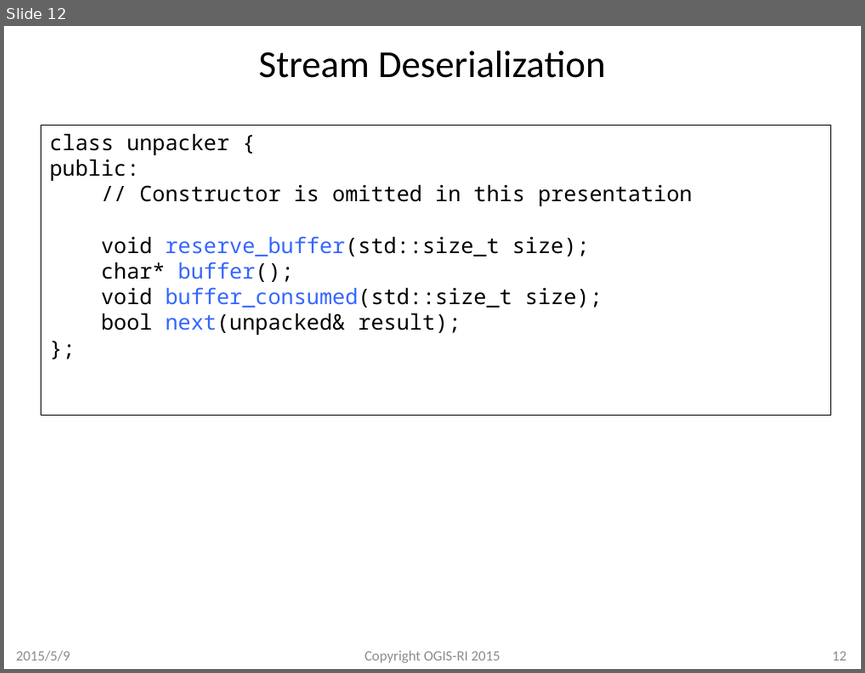
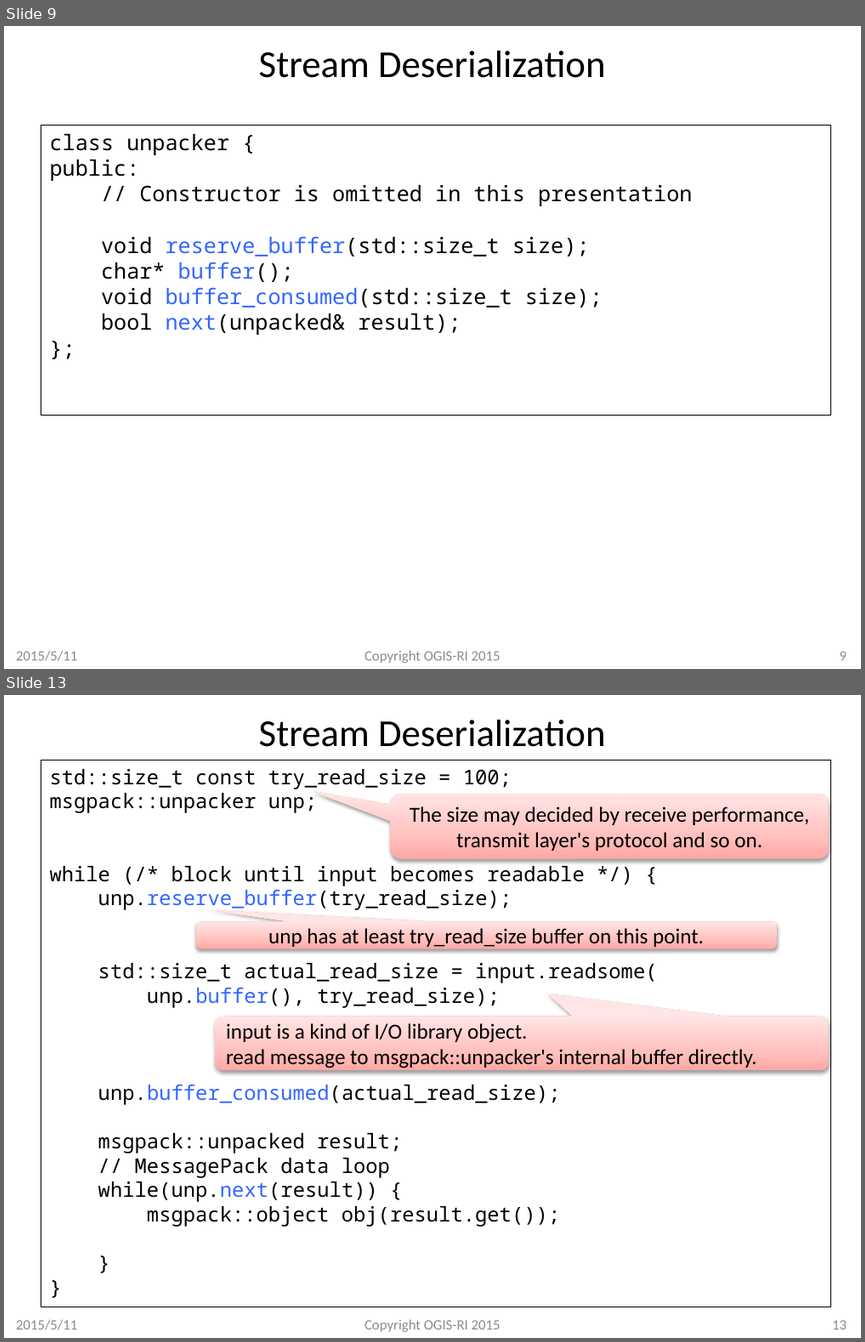
Before and after one commit to redboltz/cppnow2015, a slide deck: cppnow2015_taka.pptx. Shown one above the other, each under a label of ours: slide 12 before the commit, slides 9 and 13 after it; the slides between them are not shown. The pictures are 865x673 and 865x1342 pixels, drawn with LibreOffice and Linux fonts; fonts in the diff are those of the drawing; background and template pictures are left out. Boxes give left, top, right and bottom in pixels: in the first picture for what was removed or moved away, otherwise in the second. Text is boxed around its words. In the diff, an @@ line names an element or a change of style, - is before the commit and + after.

```diff
--- a/cppnow2015_taka.pptx
+++ b/cppnow2015_taka.pptx
@@ slide 13 added at [4,695,861,1338], background #FFFFFF @@
@@ title added at [259,720,606,747], 32 pt, text #000000 @@
+Stream Deserialization
@@ rectangle added at [41,760,830,1307], outline #000000 0.75 pt, 17 pt, text #000000 @@
+std::size_t const try_read_size = 100;
+msgpack::unpacker unp;
+while (/* block until input becomes readable */) {
+unp.reserve_buffer(try_read_size);
+std::size_t actual_read_size = input.readsome(
+unp.buffer(), try_read_size);
+unp.buffer_consumed(actual_read_size);
+msgpack::unpacked result;
+// MessagePack data loop
+while(unp.next(result)) {
+msgpack::object obj(result.get());
+}
+}
@@ rounded speech box added at [391,794,829,859], fill gradient #FFA6A5 to #FFC0BF to #FFE7E7, 18 pt, text #000000 @@
+The size may decided by receive performance, transmit layer's protocol and so on.
@@ rounded speech box added at [196,922,776,948], fill gradient #FFA6A5 to #FFC0BF to #FFE7E7, 18 pt, text #000000 @@
+unp has at least try_read_size buffer on this point.
@@ rounded speech box added at [215,1016,829,1071], fill gradient #FFA6A5 to #FFC0BF to #FFE7E7, 18 pt, text #000000 @@
+input is a kind of I/O library object.
+read message to msgpack::unpacker's internal buffer directly.
@@ text added at [16,1319,77,1330], 12 pt, text #8C8C8C @@
+2015/5/11
@@ text added at [364,1319,500,1332], 12 pt, text #8C8C8C @@
+Copyright OGIS-RI 2015
@@ page number added at [832,1320,846,1329], 12 pt, text #8C8C8C @@
+13
@@ what was slide 12 is now slide 9 @@
@@ slide 9 changed as well @@
@@ text at [16,650,77,661]: text changed @@
-2015/5/9
+2015/5/11
@@ page number at [840,651,846,660]: text changed @@
-12
+9
```
Also in this commit, not shown: 19 other slides changed, 6 other slides added.
